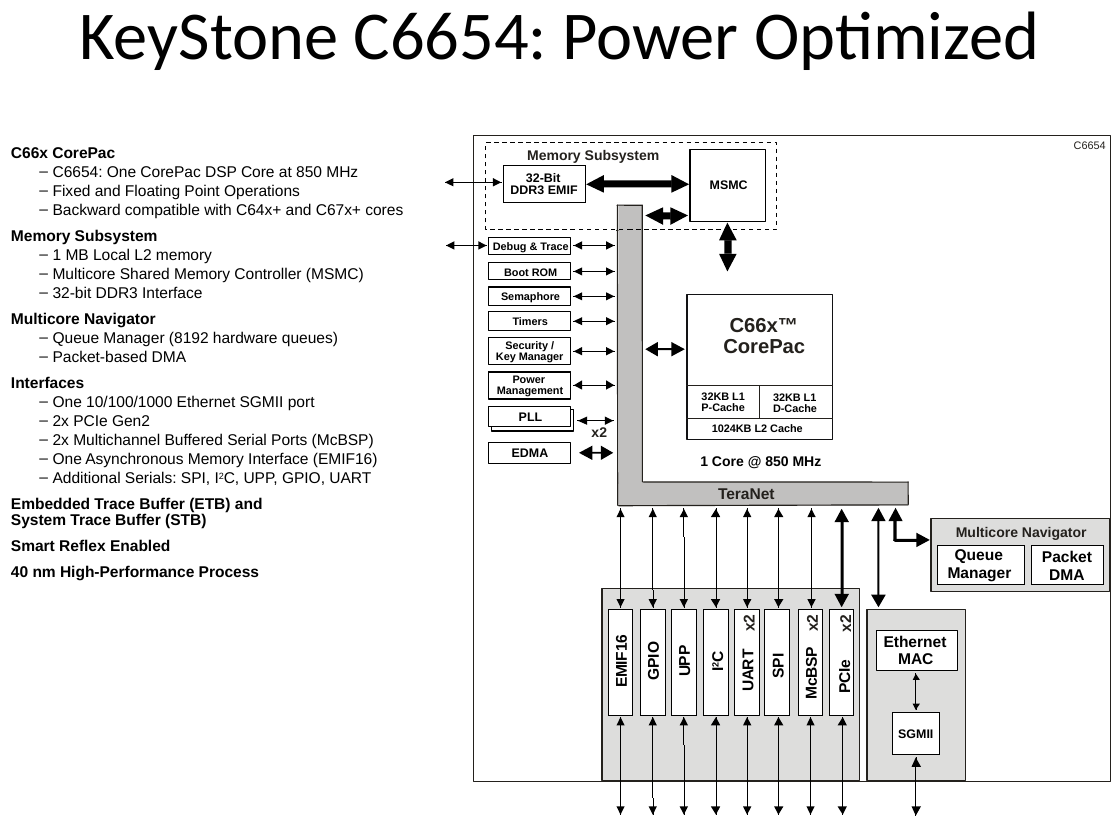
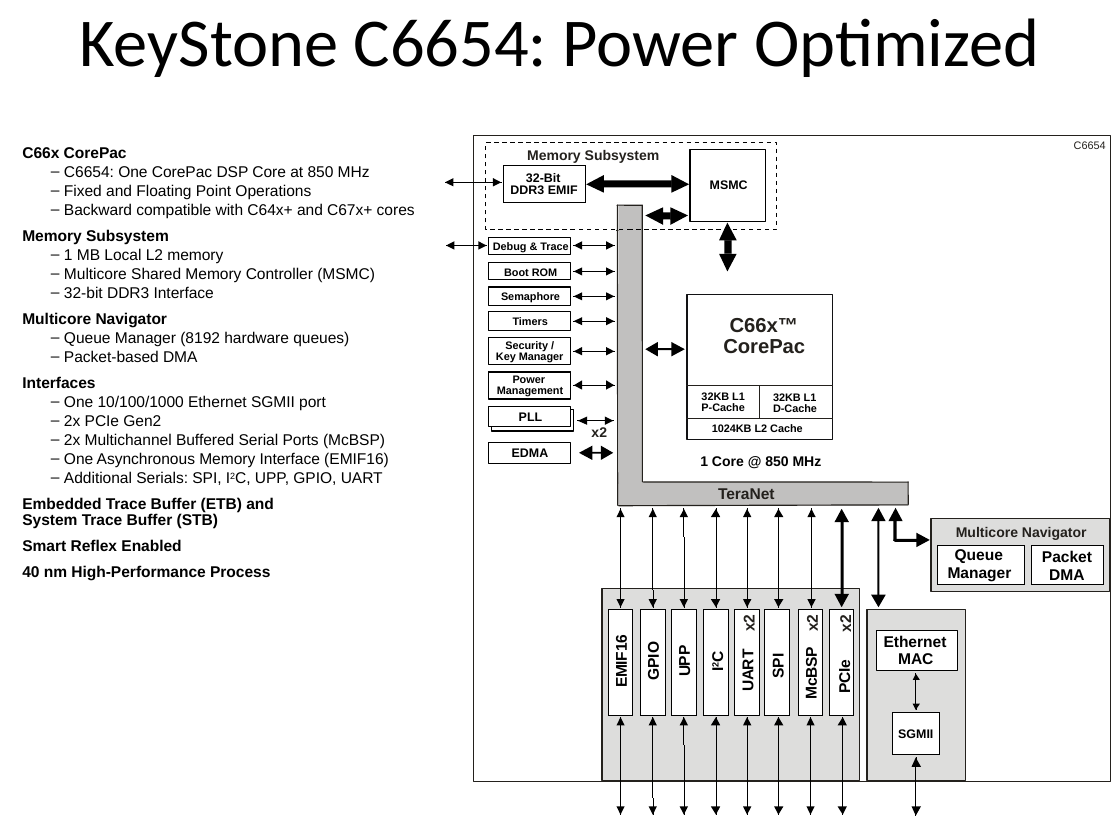
Before and after one commit to hari1989/keystone-workshop, a slide deck: slide 20 of slides/KeyStone Overview.pptx (slide 18 before the commit). Drawn at 1120x840 pixels with LibreOffice and Linux fonts; fonts in the diff are those of the drawing; background and template pictures are left out. Boxes give left, top, right and bottom in pixels: in the first picture for what was removed or moved away, otherwise in the second. Text is boxed around its words. In the diff, an @@ line names an element or a change of style, - is before the commit and + after.

```diff
--- a/slides/KeyStone Overview.pptx
+++ b/slides/KeyStone Overview.pptx
@@ text "KeyStone C6654: Power Optimized": place and size @@
-text "KeyStone C6654: Power Optimized" at box(80, 11, 1039, 70)
+text "KeyStone C6654: Power Optimized" at box(80, 18, 1039, 77)
@@ text "C66x CorePac": place and size @@
-text "C66x CorePac" at box(11, 147, 403, 580)
+text "C66x CorePac" at box(22, 147, 415, 580)
```
Also in this commit, not shown: 28 other slides changed, 1 slide added, 29 slides removed.
